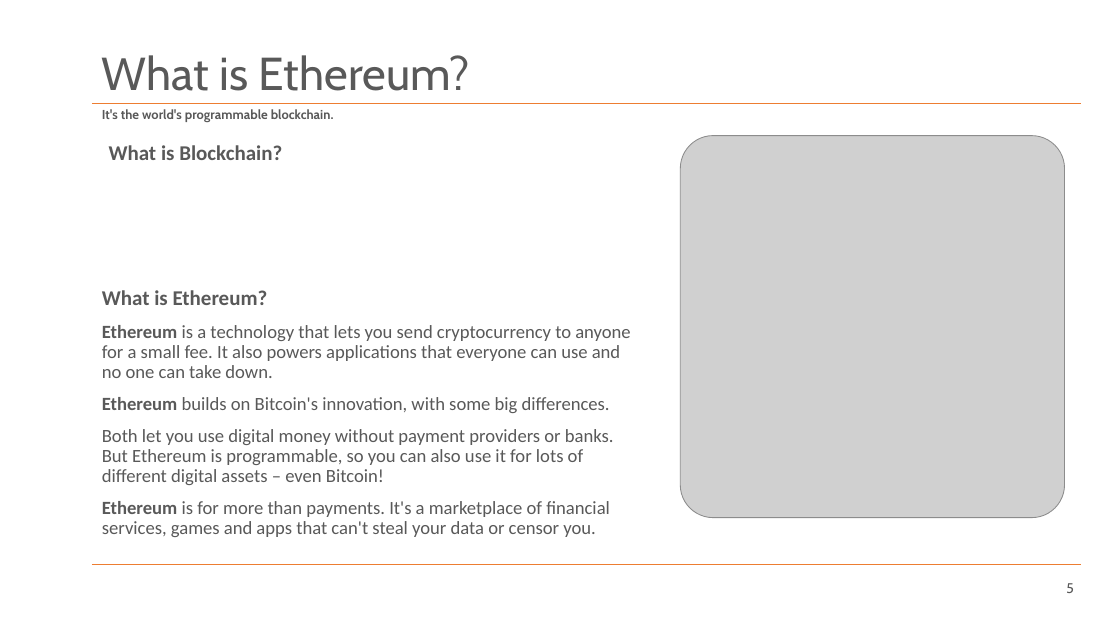
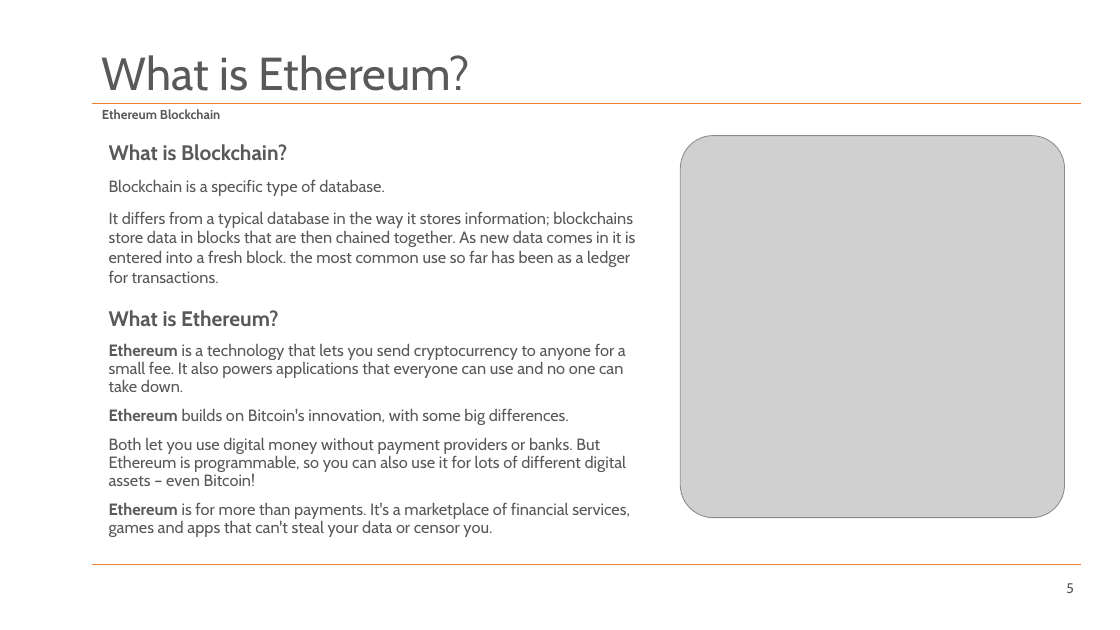
Before and after one commit to SachiHarshitha/HDa_TeamProject_SS21, a slide deck: slide 5 of 00_Documentation/M03_TeamProject_Haid_UWB-Presentation.pptx. Drawn at 1120x630 pixels with LibreOffice and Linux fonts; fonts in the diff are those of the drawing; grey boxes stand for pictures; background and template pictures are left out. Boxes give left, top, right and bottom in pixels: in the first picture for what was removed or moved away, otherwise in the second. Text is boxed around its words. In the diff, an @@ line names an element or a change of style, - is before the commit and + after.

```diff
--- a/00_Documentation/M03_TeamProject_Haid_UWB-Presentation.pptx
+++ b/00_Documentation/M03_TeamProject_Haid_UWB-Presentation.pptx
@@ subtitle at [102, 109, 220, 119]: text changed @@
-It's the world's programmable blockchain.
+Ethereum Blockchain
@@ text at [109, 144, 287, 160]: font Calibri to Cabin in "What is Blockchain?" @@
@@ text at [109, 179, 635, 283]: paragraphs added @@
+Blockchain is a specific type of database.
+It differs from a typical database in the way it stores information; blockchains store data in blocks that are then chained together. As new data comes in it is entered into a fresh block. the most common use so far has been as a ledger for transactions.
@@ text "What is Ethereum?": place and size @@
-text "What is Ethereum?" at [102, 290, 630, 537]
+text "What is Ethereum?" at [109, 310, 630, 537]
@@ text "What is Ethereum?" at [109, 310, 630, 537]: font Calibri to Cabin, size 16 to 14 pt @@
```
Also in this commit, not shown: 9 other slides changed, 3 slides added, 2 slides removed, 11 other files.
